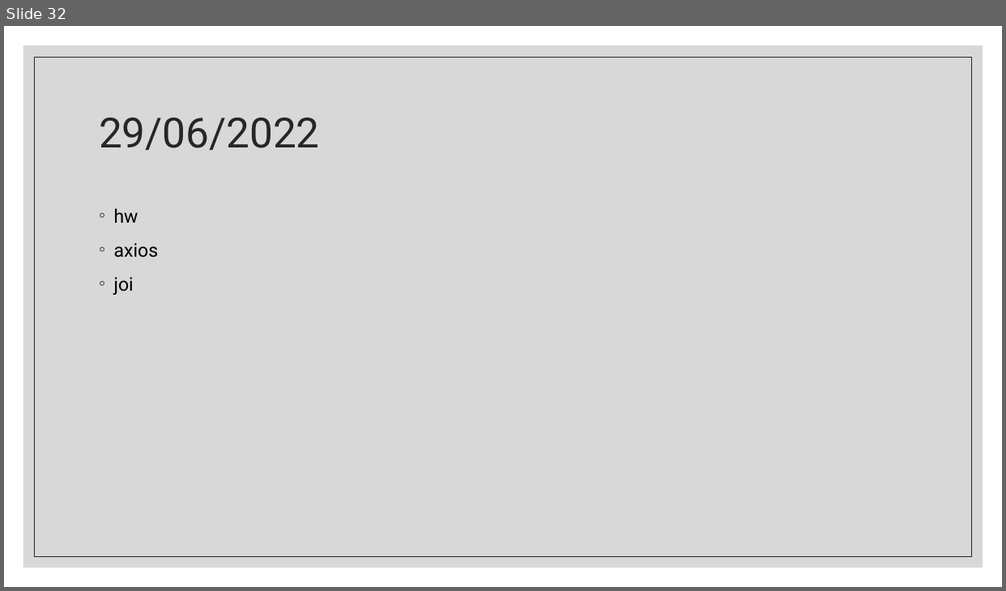
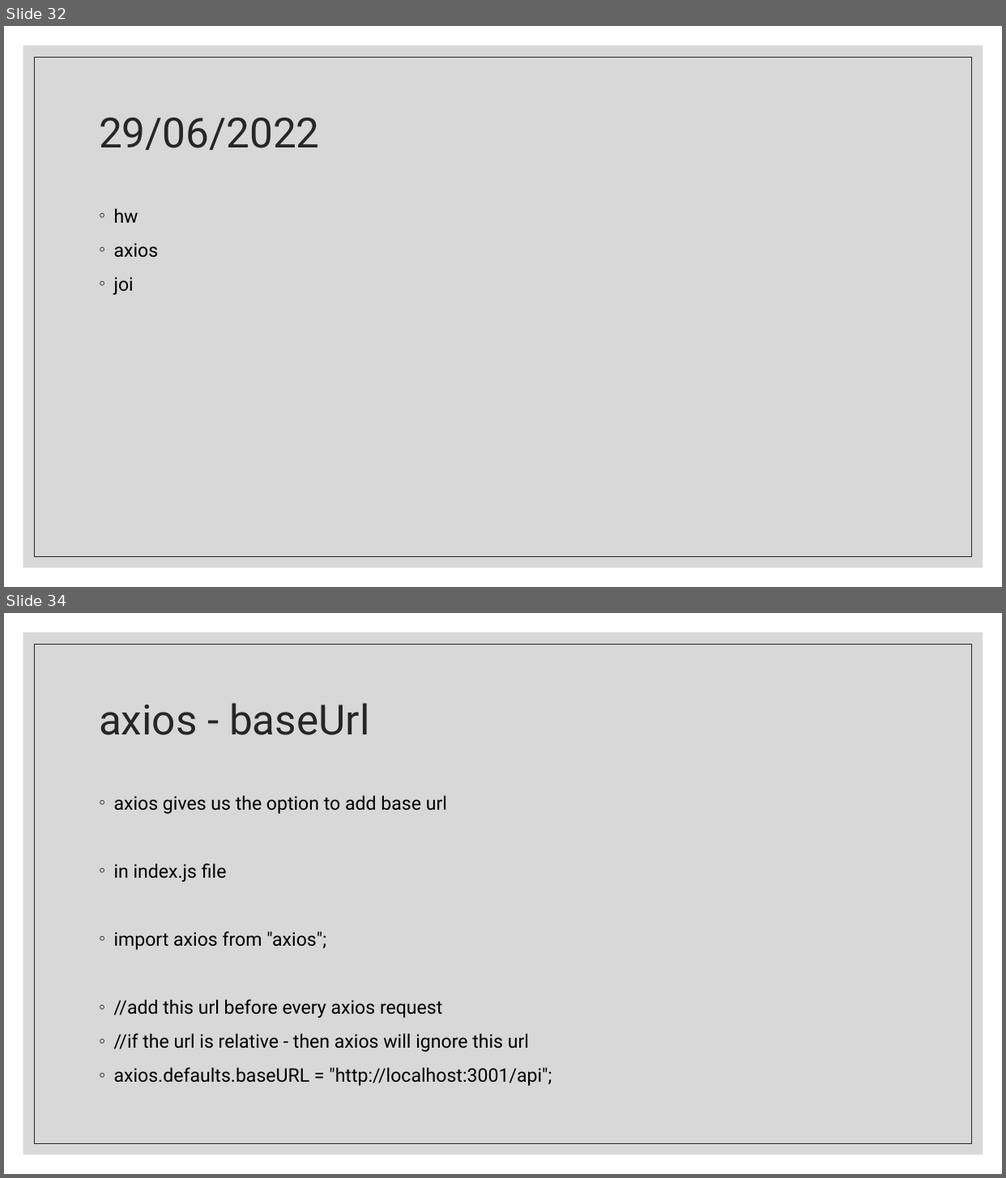
Before and after one commit to Rlss91/ht_W011121MR_morning_first-project, a slide deck: docs/React.pptx. Shown one above the other, each under a label of ours: slide 32 before the commit, slides 32 and 34 after it; the slides between them are not shown. The pictures are 1006x591 and 1006x1178 pixels, drawn with LibreOffice and Linux fonts; fonts in the diff are those of the drawing. Boxes give left, top, right and bottom in pixels: in the first picture for what was removed or moved away, otherwise in the second. Text is boxed around its words. In the diff, an @@ line names an element or a change of style, - is before the commit and + after.

```diff
--- a/docs/React.pptx
+++ b/docs/React.pptx
@@ slide 34 added at [4,613,1002,1174], background #FFFFFF; not listed: 2 template elements that a slide beside it also shows @@
@@ title added at [99,703,369,735], 40 pt, text #262626 @@
+axios - baseUrl
@@ text added at [114,795,552,1086], 18 pt, text #000000 @@
+◦ axios gives us the option to add base url
+◦ in index.js file
+◦ import axios from "axios";
+◦ //add this url before every axios request
+◦ //if the url is relative - then axios will ignore this url
+◦ axios.defaults.baseURL = "http://localhost:3001/api";
```
Also in this commit, not shown: 3 other slides added, 5 other files.
